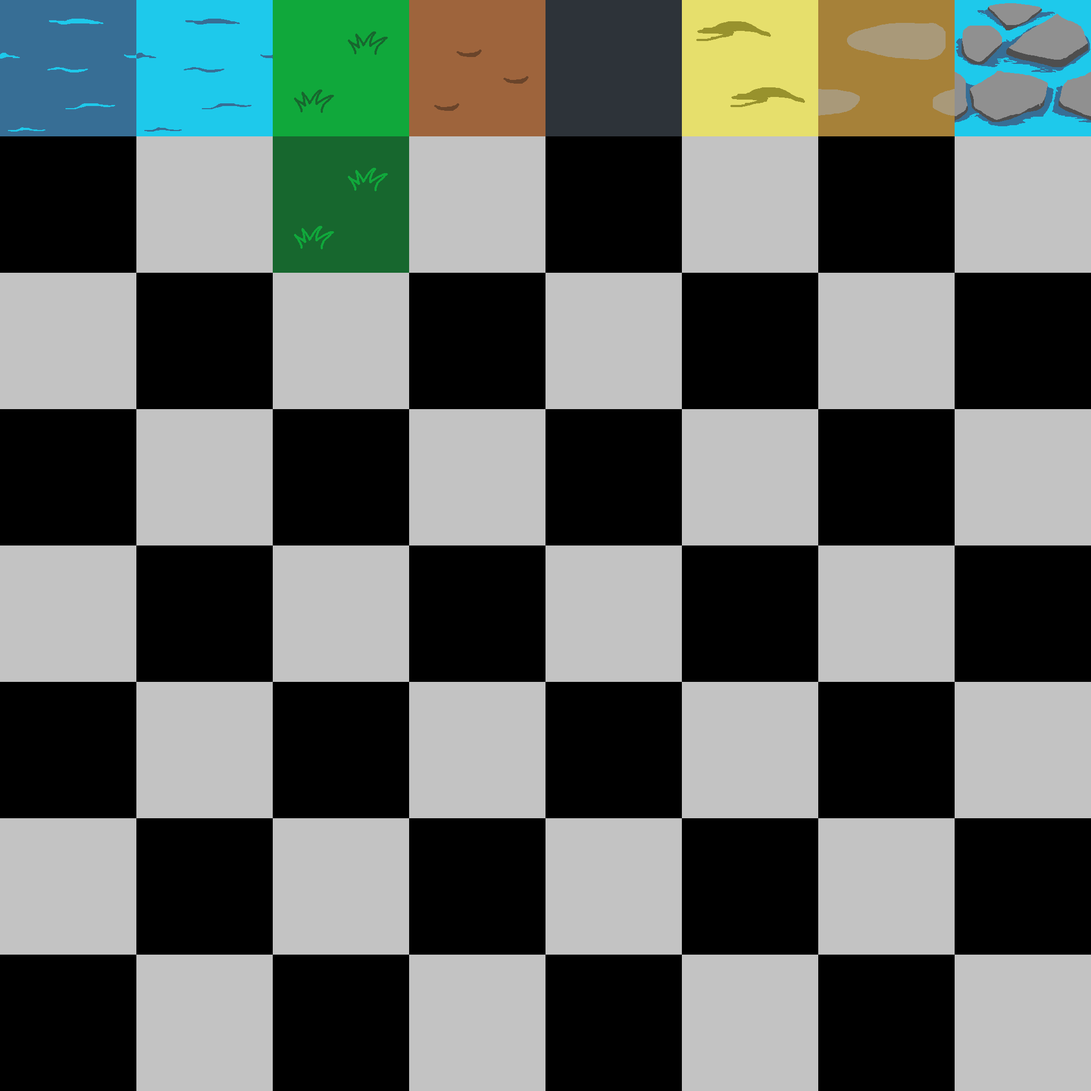
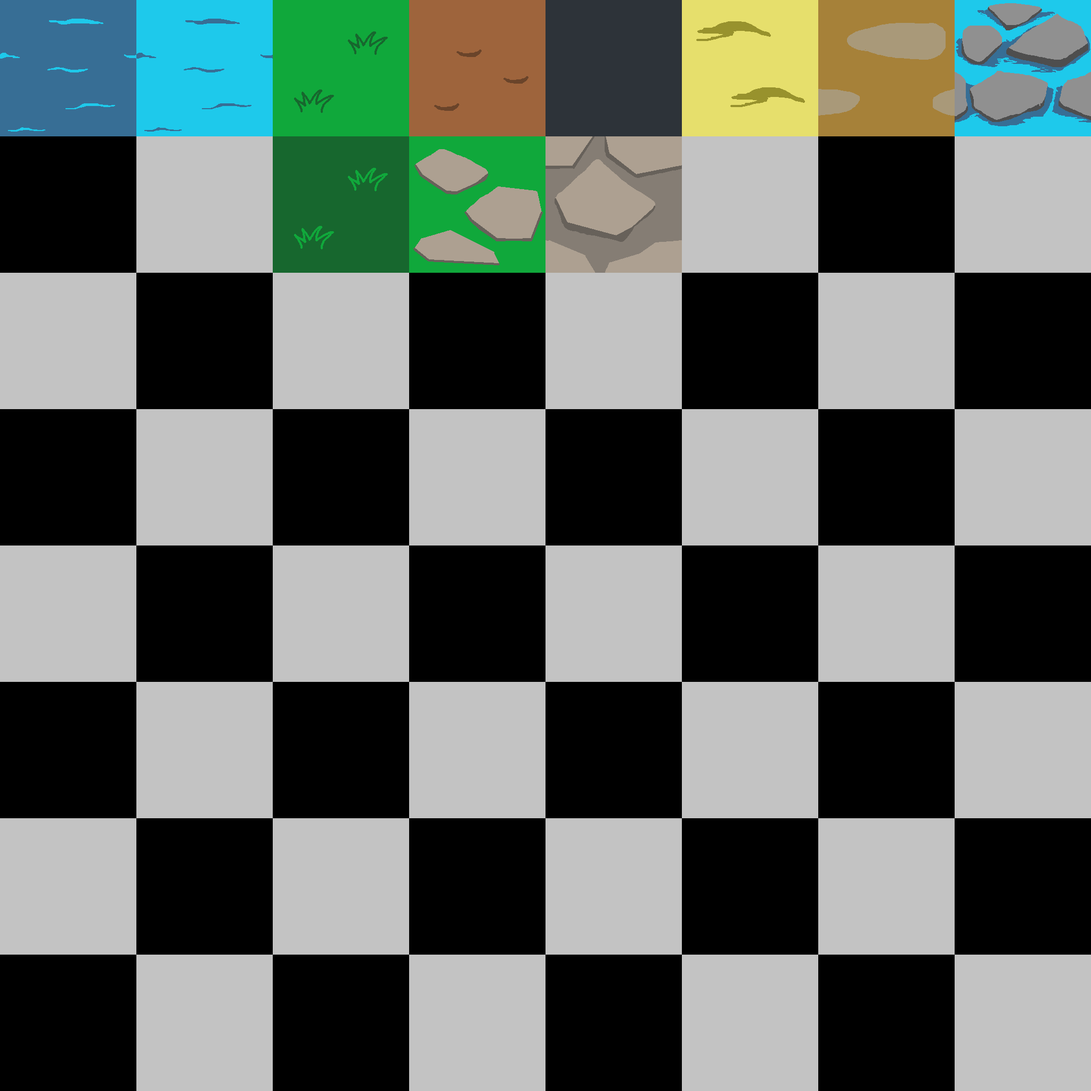
Before/after of a 1091 × 1091 layered artwork. What changed in the layer stack:
added layer "Layer 7" above "Layer 6" over [left=413, top=149, right=544, bottom=266]
added layer "Layer 6" above "Layer 5" over [left=409, top=136, right=683, bottom=273]
